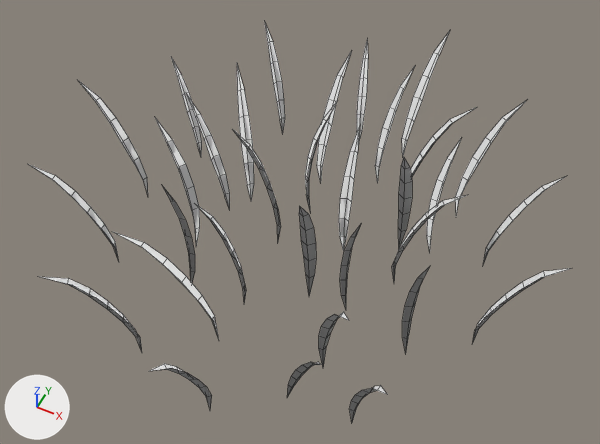
Two versions of the FBX model Assets/Models/Environment/GrassModel-2.fbx, one commit apart.
Rendered twice from a camera (50 mm lens) standing at (1.8, -3.73, 4.99) and looking at (0.01, -0.14, 0.51). Arrows for +X, +Y and +Z are at lower left; the lights stay in place. Mesh edges are drawn as thin lines. Where no turn or scale is listed for an object, it has been applied to the vertices.

In view in the first picture: 'Grass'.
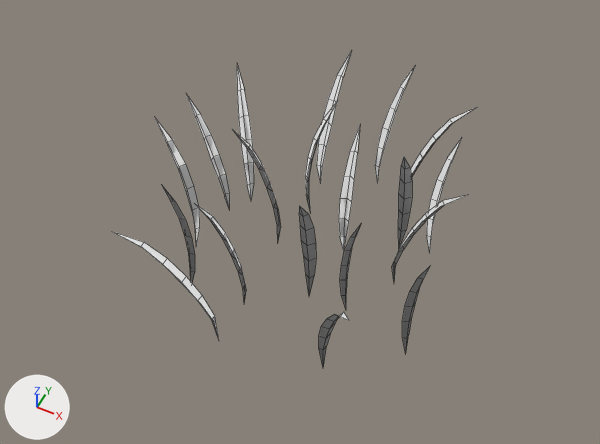
Where the change shows, as pixel boxes [x1, y1, x2, y2] in the pictures (600 x 444 px):
'Grass', reshaped (33% narrower, 22% shorter): before [30, 21, 572, 422]; after [114, 52, 477, 366]
part 1 of me_grass, deleted: before [30, 21, 572, 422]

The change, as a diff of the scene's bpy script:
```diff
--- a/Assets/Models/Environment/GrassModel-2.fbx.py
+++ b/Assets/Models/Environment/GrassModel-2.fbx.py
@@ me_grass @@
 # used by ob_grass; location = (0.0, 0.0, 0.0)
-me_grass.from_pydata(...)  # 544 vertices, 384 faces; spans x -1.92..1.87, y -1.92..1.82, z -0.07..1.26
+me_grass.from_pydata(...)  # 323 vertices, 228 faces; spans x -1.15..1.11, y -1.14..1.24, z -0.07..1.26
+# me_grass part 1: 13 loose pieces with 221 vertices, spanning x -1.92..1.87, y -1.92..1.82, z -0.07..1.16, are deleted
```
